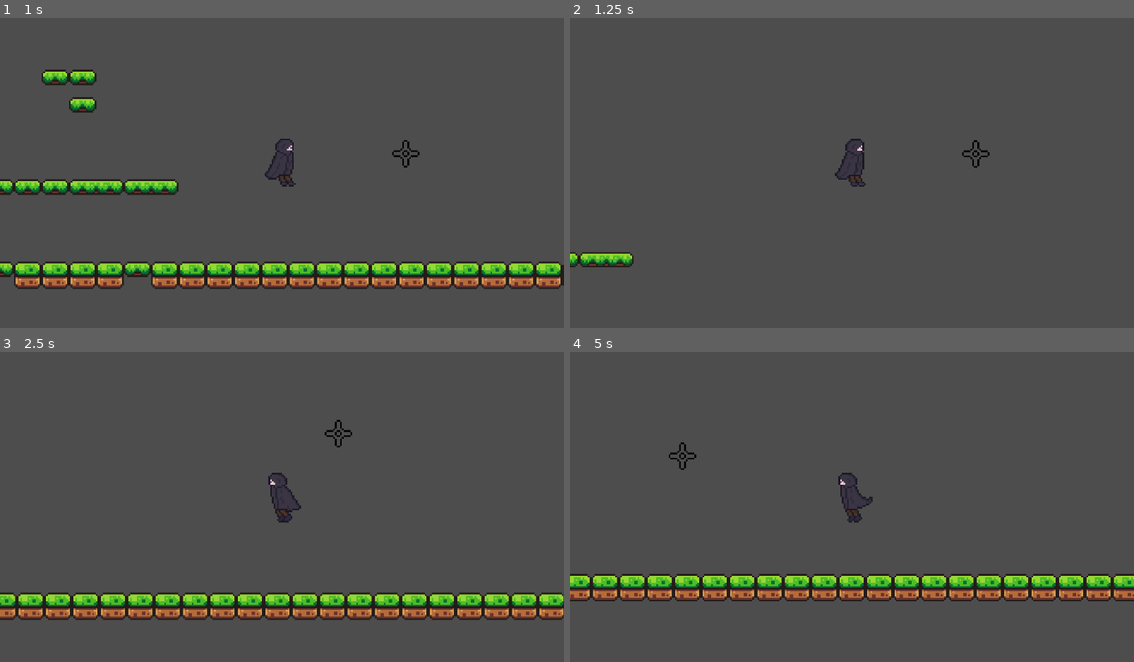
Above: before the commit, frames 1-4 (two rows, left to right).
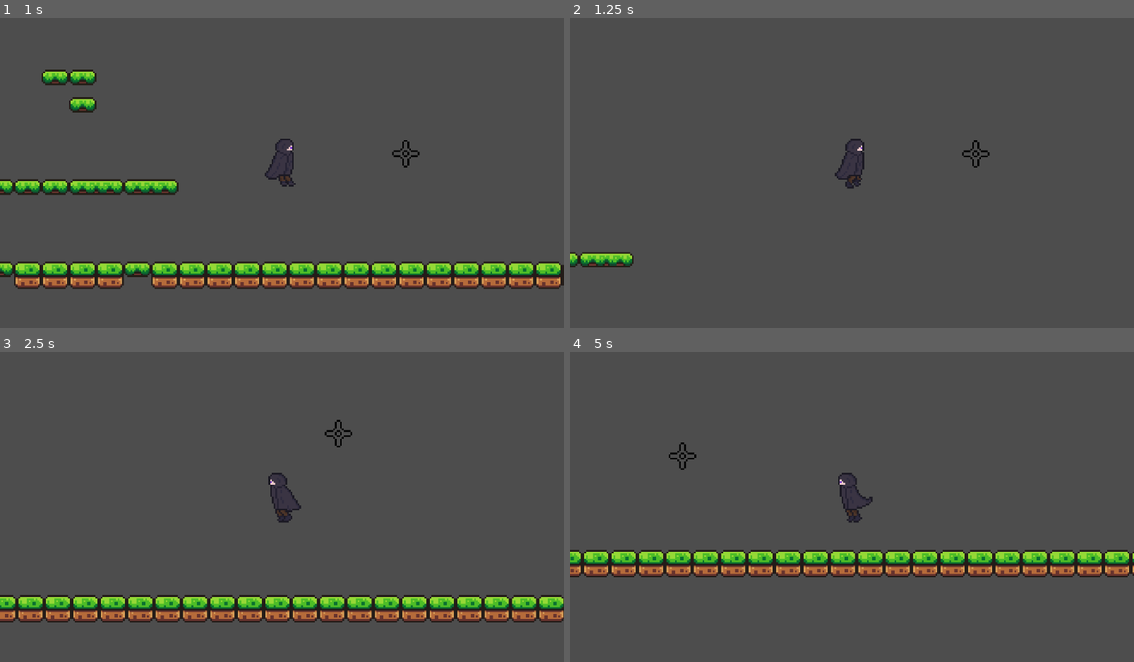
Above: after the commit, the same moments.

Repository: acook73/Project-7
Game: Godot game, scene res://scenes/game.tscn
The game is run twice, just before and just after one commit, with the same random seed, the same clock (stepped at 60 frames per second) and the same inputs.
Inputs (mouse positions are in pixels of both pictures, inside the frame that each line leads up to):
- Up to frame 1 (1 s): tap Enter at 0.5 s; move the mouse to (406, 154) at 0.52 s; hold D (right) from 0.53 s (still down); tap Shift (dash) at 0.6 s; tap Space (jump) at 0.77 s; tap E (run) at 0.8 s
- Up to frame 2 (1.25 s): keep holding D (right); tap Space (jump) at 1.07 s
- Up to frame 3 (2.5 s): move the mouse to (169, 519) at 1.27 s; tap E (run) at 1.35 s; tap Space (jump) at 1.52, 1.55, 1.82, 2.1 s; move the mouse to (338, 432) at 2.02 s; release D (right) at 2.03 s; hold A (left) from 2.03 s (still down); tap Shift (dash) at 2.3 s
- Up to frame 4 (5 s): move the mouse to (823, 565) at 2.77 s; release A (left) at 2.78 s; hold D (right) 2.78-4.28 s; tap Shift (dash) at 2.85, 4.55 s; tap Space (jump) at 3.02, 3.32, 3.77, 3.8, 4.07, 4.52, 4.82 s; tap E (run) at 3.05, 4.35 s; move the mouse to (1021, 550) at 3.52 s; right-click (1021, 550) at 3.6 s; move the mouse to (682, 457) at 4.27 s; hold A (left) from 4.28 s (still down)

Frame 1 is identical in both runs. In frame 2, less than 0.1% of the frame differs, in the area x 48-53%, y 51-56%; in frame 3, 6.4%; in frame 4, 16%, in the area x 0-100%, y 39-81%.

Commit message:
made Legible

Diff:
--- a/scenes/Player.tscn
+++ b/scenes/Player.tscn
@@ -292,3 +292,11 @@
 [node name="CollisionShape2D" type="CollisionShape2D" parent="."]
 position = Vector2(1, -11)
 shape = SubResource("CapsuleShape2D_yi2kj")
+
+[node name="DashCool" type="Timer" parent="."]
+wait_time = 0.4
+one_shot = true
+
+[node name="DashTimer" type="Timer" parent="."]
+wait_time = 0.15
+one_shot = true
--- a/scenes/player.gd
+++ b/scenes/player.gd
@@ -36,41 +36,132 @@
 
 
 
+func dash():
+	#finds direction to dash based on sprite orientation
+	var dashDirection
+	if animated_sprite.flip_h:
+		dashDirection = -1
+	else:
+		dashDirection = 1
 
+	played = true
+	animated_sprite.play("dash")
+	velocity.x = dashImpulse * dashDirection
+	numDashes -= 1
+	$DashCool.start()
+	$DashTimer.start()
 
-func _physics_process(delta: float) -> void:
-	# Add the gravity.
+func jump():
+	if (Input.is_action_just_pressed("jump") and is_on_floor()) or (Input.is_action_just_pressed("jump") and numJumps > 0):
+		if is_on_floor():
+			$DashTimer.stop()
+			cancelled = true
+		velocity.y = JUMP_VELOCITY
+		if (numJumps > 0):
+			played = false
+		numJumps -= 1
+		if played == false:
+			animated_sprite.play("jump")
+			played = true
+
+func doGravity(delta: float):
 	if not is_on_floor():
 		var temp = get_gravity() * delta
 		if (velocity.y > 200):
 			#allows for a asymptopic acceleration curve realtive to the vertical velocity component
 			temp.y -= velocity.y/(2.5*temp.y)
 		velocity += temp
-	#dash cooldown
-	if dashed == true:
-		dashCool = true
-	if (dashCool == true):
-		dashTimer += 1
-		if (dashTimer >= 30):
-			dashTimer = 0
-			dashCool = false
+
+func slideSquish(direction: float ):
+	if squished == false:
+		animated_sprite.play("squish")
+	squished = true
+	if (abs(velocity.x) > 9.0 and direction == velocity.x/abs(velocity.x)):
+		#short slide
+		if (velocity.x > 0.0):
+			velocity.x -= friction
+		else:
+			velocity.x += friction
+		if (abs(velocity.x) <= friction):
+			velocity.x = 0.0
+	else:
+		#long slide
+		if (velocity.x > 0.0):
+			velocity.x -= longSlide*friction
+		else:
+			velocity.x += longSlide*friction
+		if (abs(velocity.x) <= longSlide*friction):
+			velocity.x = 0.0
+
+func unsquish():
+	animated_sprite.play("unsquish")
+	squished = false
+
+func runAccel(direction: float):
+	if direction and $DashTimer.is_stopped():
+		if (velocity.x != 0 and direction == abs(velocity.x)/velocity.x):
+			velocity.x += acceleration*direction*(1-((abs(velocity.x))/SPEED))
+		else:
+			velocity.x += acceleration*direction
+		#no direction input (stop)
+	elif $DashTimer.is_stopped() and !cancelled:
+		velocity.x = move_toward(velocity.x, 0, SPEED)
+
+func animationParser(direction: float):
+	if is_on_floor():
+		if Input.is_action_just_pressed("dash") and $DashCool.is_stopped() and numDashes != 0:
+			dash()
+		elif direction == 0 and played == false:
+			animated_sprite.play("idle")
+		elif played == false:
+			animated_sprite.play("run")
+	else:
+		if (Input.is_action_just_pressed("dash") and $DashCool.is_stopped() and numDashes != 0):
+			dash()
+
+func inputParser(direction_y: float, direction: float):
+
+	#crouch/slide begin
+	if direction_y == 1:
+		slideSquish(direction)
+
+	#crouch end animation
+	elif squished == true:
+		unsquish()
+
+	#run/dash begin
+	else:
+		#running acceleration (works in air)
+		runAccel(direction)
+
+		#dash/run animation handling on floor and in the air
+		animationParser(direction)
+
+func _physics_process(delta: float) -> void:
+	# Add the gravity.
+	doGravity(delta)
+
+	#dash cancelling momentum ends after player hits the ground again
 	if cancelled and is_on_floor():
 		cancelled = false
-	# Handle jump.
-	if (Input.is_action_just_pressed("jump") and is_on_floor()) or (Input.is_action_just_pressed("jump") and numJumps > 0):
-		if is_on_floor():
-			dashed = false
-			counter = 0
-			cancelled = true
-		velocity.y = JUMP_VELOCITY
-		if (numJumps > 0):
-			played = false
-		numJumps -= 1
+
+	#
+	if !$DashTimer.is_stopped():
+		velocity.y = 0
+	else:
+		played = false
+
+	# Handle jump
+	jump()
+
+	#resets dahes and jumps if player is on ground
 	if (is_on_floor()):
 		numJumps = maxJumps
 		numDashes = maxDash
+
 	#-1 = left, 1 = right
 	var direction := Input.get_axis("left", "right")
+
 	#-1 = up, 1 = down
 	var direction_y := Input.get_axis("up", "down")
 
@@ -80,84 +171,8 @@
 	elif direction == -1:
 		animated_sprite.flip_h = true
 
-	#crouch begin
-	if direction_y == 1:
-		if squished == false:
-			animated_sprite.play("squish")
-		squished = true
-		if (abs(velocity.x) > 9.0 and direction == velocity.x/abs(velocity.x)):
-			#short slide
-			if (velocity.x > 0.0):
-				velocity.x -= friction
-			else:
-				velocity.x += friction
-			if (abs(velocity.x) <= friction):
-				velocity.x = 0.0
-		else:
-			#long slide
-			if (velocity.x > 0.0):
-				velocity.x -= longSlide*friction
-			else:
-				velocity.x += longSlide*friction
-			if (abs(velocity.x) <= longSlide*friction):
-				velocity.x = 0.0
-	#crouch end animation
-	elif squished == true:
-		animated_sprite.play("unsquish")
-		squished = false
-	else:
-
-		if direction and !dashed:
-			if (velocity.x != 0 and direction == abs(velocity.x)/velocity.x):
-				velocity.x += acceleration*direction*(1-((abs(velocity.x))/SPEED))
-			else:
-				velocity.x += acceleration*direction
-		elif !dashed and !cancelled:
-			velocity.x = move_toward(velocity.x, 0, SPEED)
-		if is_on_floor():
-			played = false
-
-			if Input.is_action_just_pressed("dash") or dashed == true:
-				var dashDirection
-				if animated_sprite.flip_h:
-					dashDirection = -1
-				else:
-					dashDirection = 1
-				if (dashed != true and dashCool != true):
-					animated_sprite.play("dash")
-					velocity.x = dashImpulse * dashDirection
-					dashed = true
-				if dashed == true:
-					counter += 1
-					velocity.y = 0
-				if (counter >= 15):
-					dashed = false
-					counter = 0
-			elif direction == 0:
-				animated_sprite.play("idle")
-			else:
-				animated_sprite.play("run")
-		else:
-			if ((Input.is_action_just_pressed("dash") or dashed == true)):
-					var dashDirection
-					if animated_sprite.flip_h:
-						dashDirection = -1
-					else:
-						dashDirection = 1
-					if (dashed != true and dashCool != true and numDashes > 0):
-						animated_sprite.play("dash")
-						velocity.x = dashImpulse * dashDirection
-						dashed = true
-						numDashes -= 1
-					if dashed == true:
-						counter += 1
-						velocity.y = 0
-					if (counter >= 15):
-						dashed = false
-						counter = 0
-			if played == false:
-				animated_sprite.play("jump")
-				played = true
+	#parses user input to determine which action needs to be played
+	inputParser(direction_y, direction)
 
 
 
